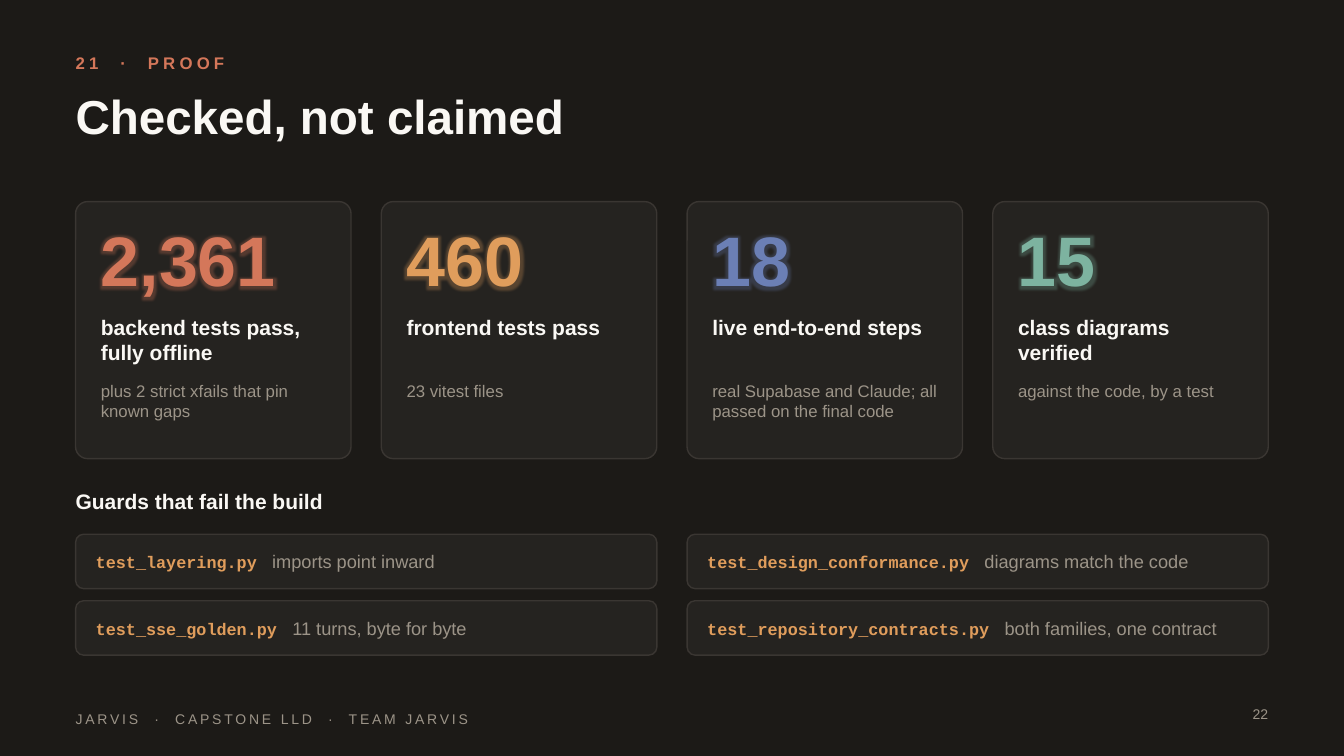
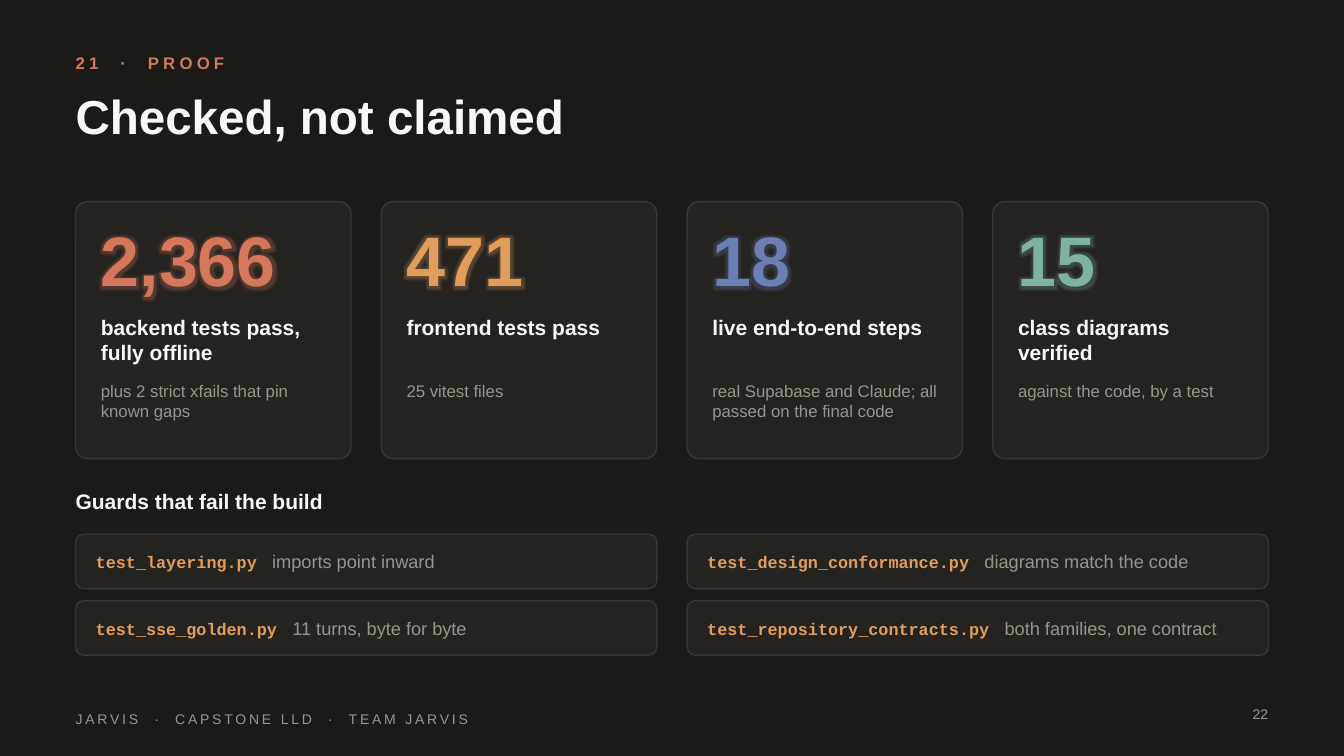
Before and after one commit to HackHeroic/Jarvis-Engine, a slide deck: slide 22 of docs/capstone/presentation/Jarvis-Capstone.pptx. Drawn at 1344x756 pixels with LibreOffice and Linux fonts; fonts in the diff are those of the drawing; background and template pictures are left out. Boxes give left, top, right and bottom in pixels: in the first picture for what was removed or moved away, otherwise in the second. Text is boxed around its words. In the diff, an @@ line names an element or a change of style, - is before the commit and + after.

```diff
--- a/docs/capstone/presentation/Jarvis-Capstone.pptx
+++ b/docs/capstone/presentation/Jarvis-Capstone.pptx
@@ text at (101, 237, 276, 297): text changed @@
-2,361
+2,366
@@ text at (406, 237, 523, 286): text changed @@
-460
+471
@@ text at (407, 385, 504, 397): text changed @@
-23 vitest files
+25 vitest files
```
Also in this commit, not shown: 1 other slide changed, 10 other files.
